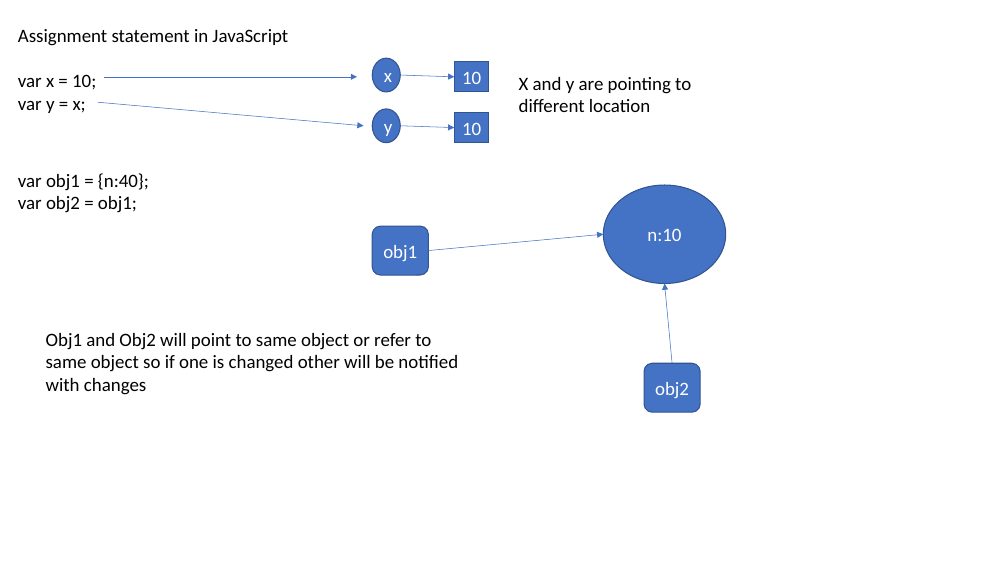
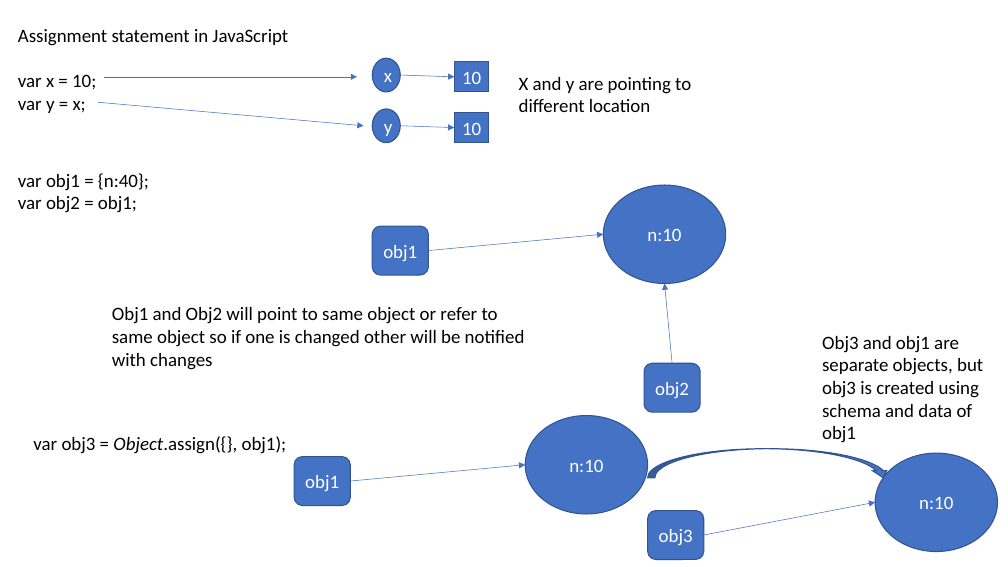
Before and after one commit to maheshsabnis/blazemarch2021, a slide deck: slide 9 of SpotPPTs.pptx (slide 8 before the commit). Drawn at 1008x567 pixels with LibreOffice and Linux fonts; fonts in the diff are those of the drawing. Boxes give left, top, right and bottom in pixels: in the first picture for what was removed or moved away, otherwise in the second. Text is boxed around its words. In the diff, an @@ line names an element or a change of style, - is before the commit and + after.

```diff
--- a/SpotPPTs.pptx
+++ b/SpotPPTs.pptx
@@ text "Obj1 and Obj2 will point ...": place and size @@
-text "Obj1 and Obj2 will point ..." at (46, 333, 458, 395)
+text "Obj1 and Obj2 will point ..." at (112, 307, 525, 370)
@@ text added at (822, 336, 983, 443), 18 pt, text #000000 @@
+Obj3 and obj1 are separate objects, but obj3 is created using schema and data of obj1
@@ ellipse added at (526, 416, 648, 514), fill #4472C4, outline #325491 1 pt, 18 pt, text #FFFFFF @@
+n:10
@@ text added at (33, 436, 287, 454), 18 pt, text #000000 @@
+var obj3 = Object.assign({}, obj1);
@@ curved down arrow added at (648, 448, 891, 478), fill #4472C4, outline #325491 1 pt @@
@@ rounded rectangle added at (294, 457, 350, 506), fill #4472C4, outline #325491 1 pt, 18 pt, text #FFFFFF @@
+obj1
@@ arrow added from (350, 481) to (526, 465), #4472C4 0.5 pt @@
@@ ellipse added at (876, 453, 998, 551), fill #4472C4, outline #325491 1 pt, 18 pt, text #FFFFFF @@
+n:10
@@ arrow added from (704, 535) to (876, 502), #4472C4 0.5 pt @@
@@ rounded rectangle added at (648, 510, 704, 560), fill #4472C4, outline #325491 1 pt, 18 pt, text #FFFFFF @@
+obj3
```
Also in this commit, not shown: 2 slides added, 9 other files.
